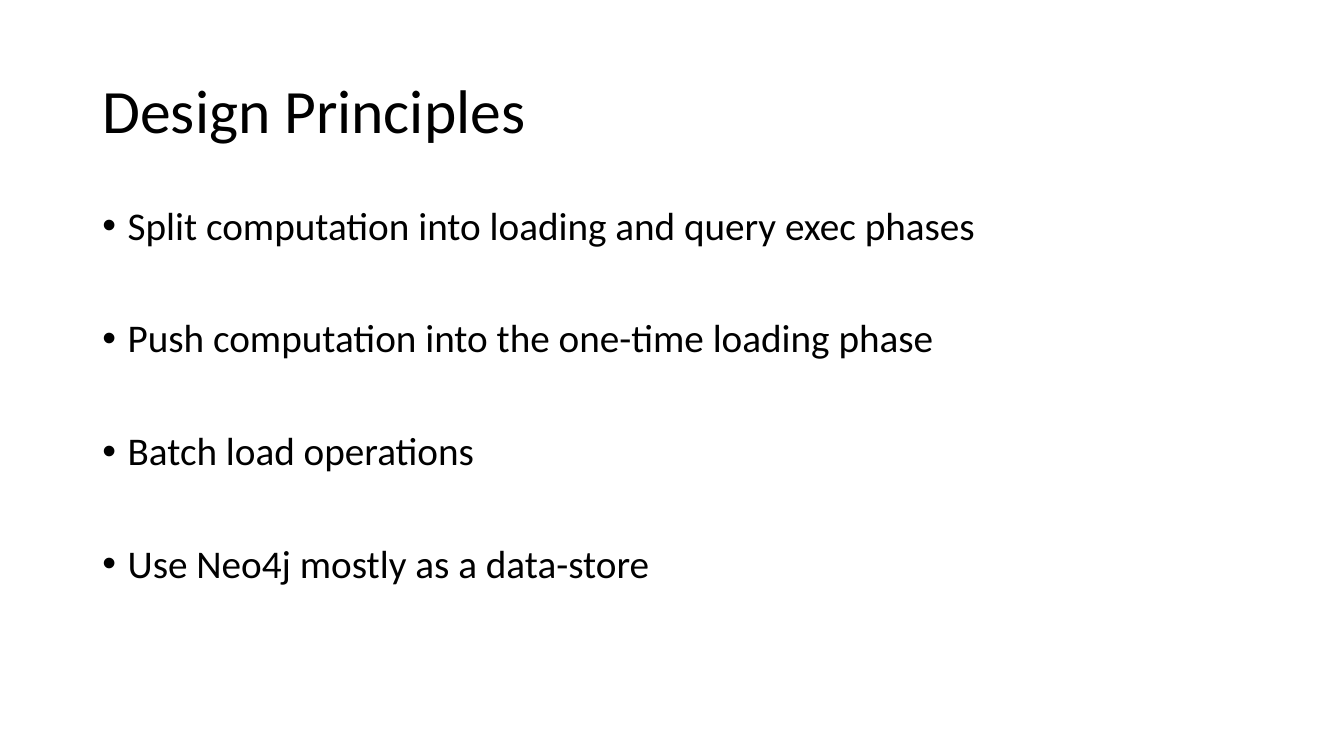
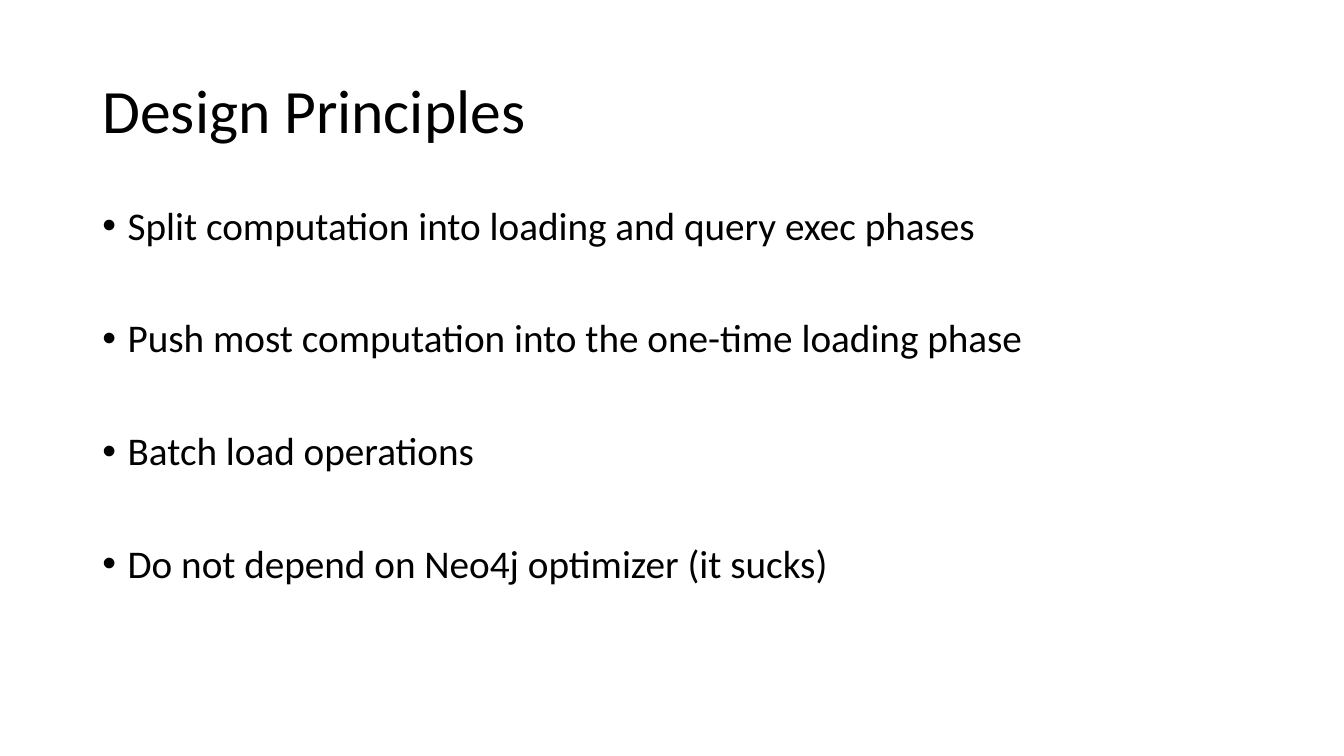
Before and after one commit to guptha-/sigmod, a slide deck: slide 4 of reports/Presentation.pptx. Drawn at 1344x756 pixels with LibreOffice and Linux fonts; fonts in the diff are those of the drawing. Boxes give left, top, right and bottom in pixels: in the first picture for what was removed or moved away, otherwise in the second. Text is boxed around its words. In the diff, an @@ line names an element or a change of style, - is before the commit and + after.

```diff
--- a/reports/Presentation.pptx
+++ b/reports/Presentation.pptx
@@ text at bbox=[128, 324, 1022, 359]: text changed @@
-• Push computation into the one-time loading phase
+• Push most computation into the one-time loading phase
@@ text at bbox=[128, 549, 827, 585]: text changed @@
-• Use Neo4j mostly as a data-store
+• Do not depend on Neo4j optimizer (it sucks)
```
Also in this commit, not shown: 6 other slides changed, 2 slides added, 1 other file.
